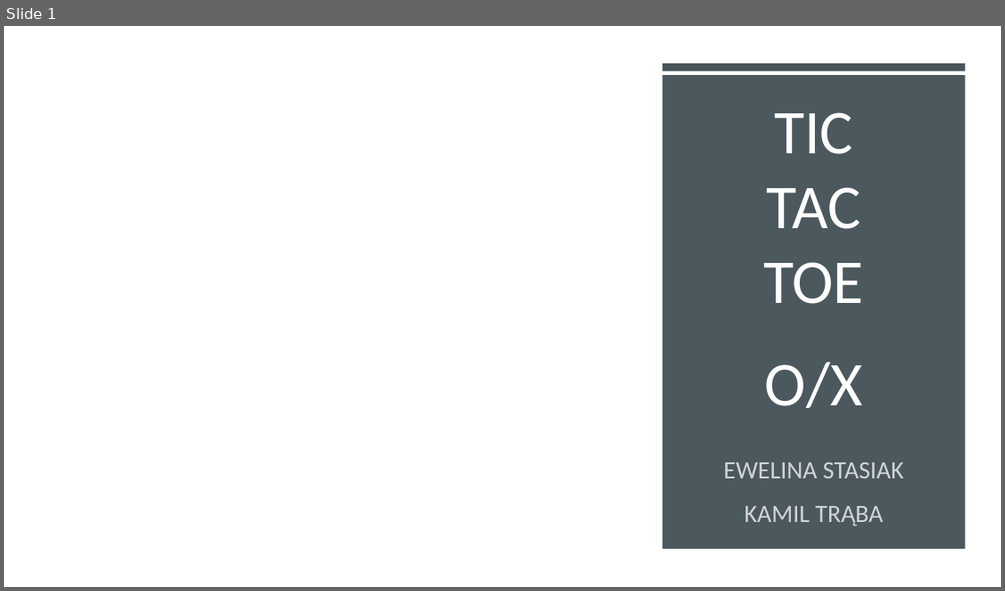
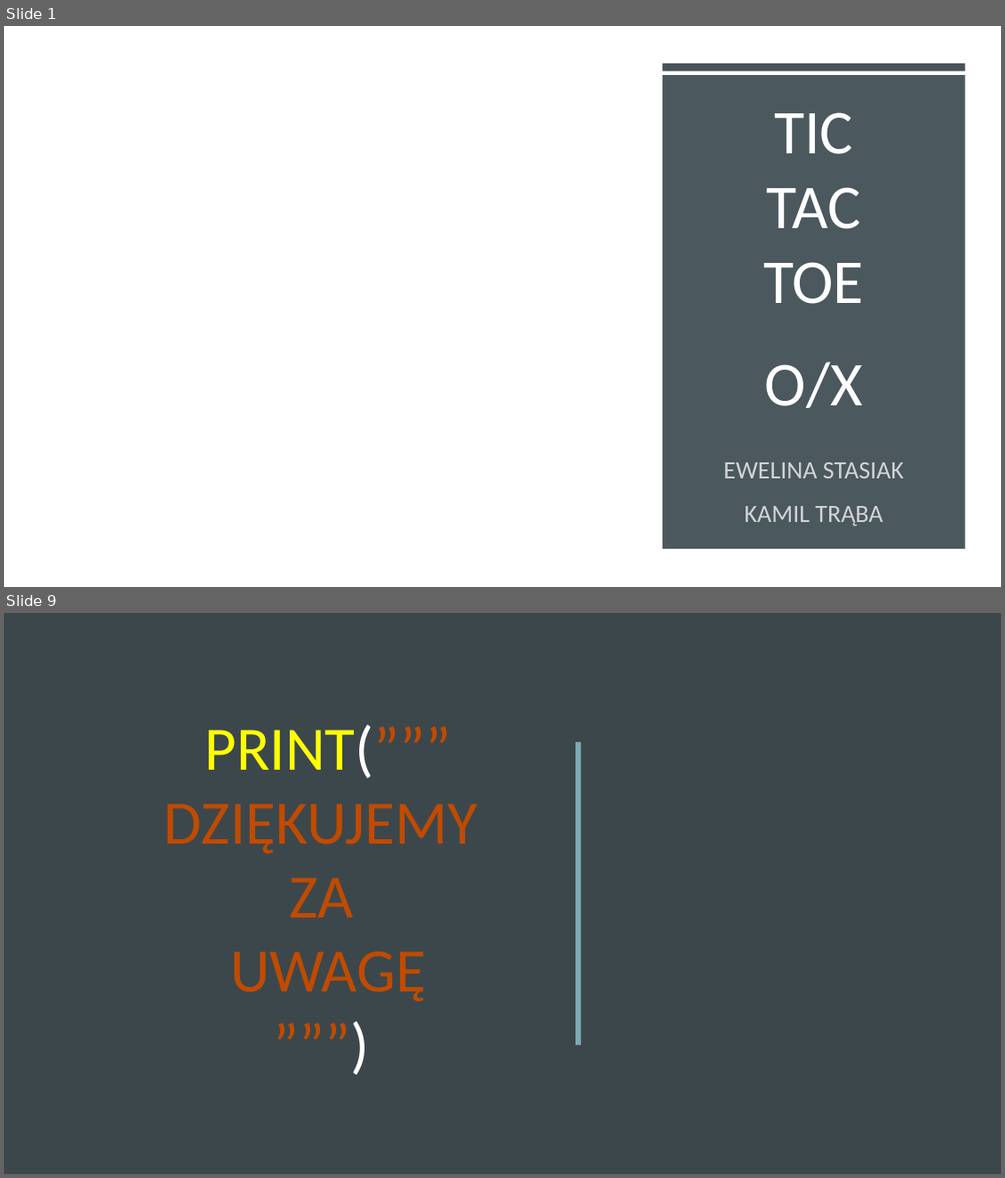
Before and after one commit to prooffek/Codecool-TicTacToe, a slide deck: TicTacToe.pptx. Shown one above the other, each under a label of ours: slide 1 before the commit, slides 1 and 9 after it; the slides between them are not shown. The pictures are 1005x591 and 1005x1178 pixels, drawn with LibreOffice and Linux fonts; fonts in the diff are those of the drawing; background and template pictures are left out. Boxes give left, top, right and bottom in pixels: in the first picture for what was removed or moved away, otherwise in the second. Text is boxed around its words. In the diff, an @@ line names an element or a change of style, - is before the commit and + after.

```diff
--- a/TicTacToe.pptx
+++ b/TicTacToe.pptx
@@ slide 9 added at (4,613,1001,1174), background #243041 @@
@@ rectangle added at (4,613,1001,1174), fill #3C474C @@
@@ title added at (164,724,477,1001), 59.4 pt, text #C04B00 @@
+PRINT(”””
+DZIĘKUJEMY
+ZA
+UWAGĘ
+”””)
@@ rectangle added at (576,742,582,1045), fill #7DA9B1 @@
```
Also in this commit, not shown: 7 other slides added, 1 slide removed, 1 other file.
